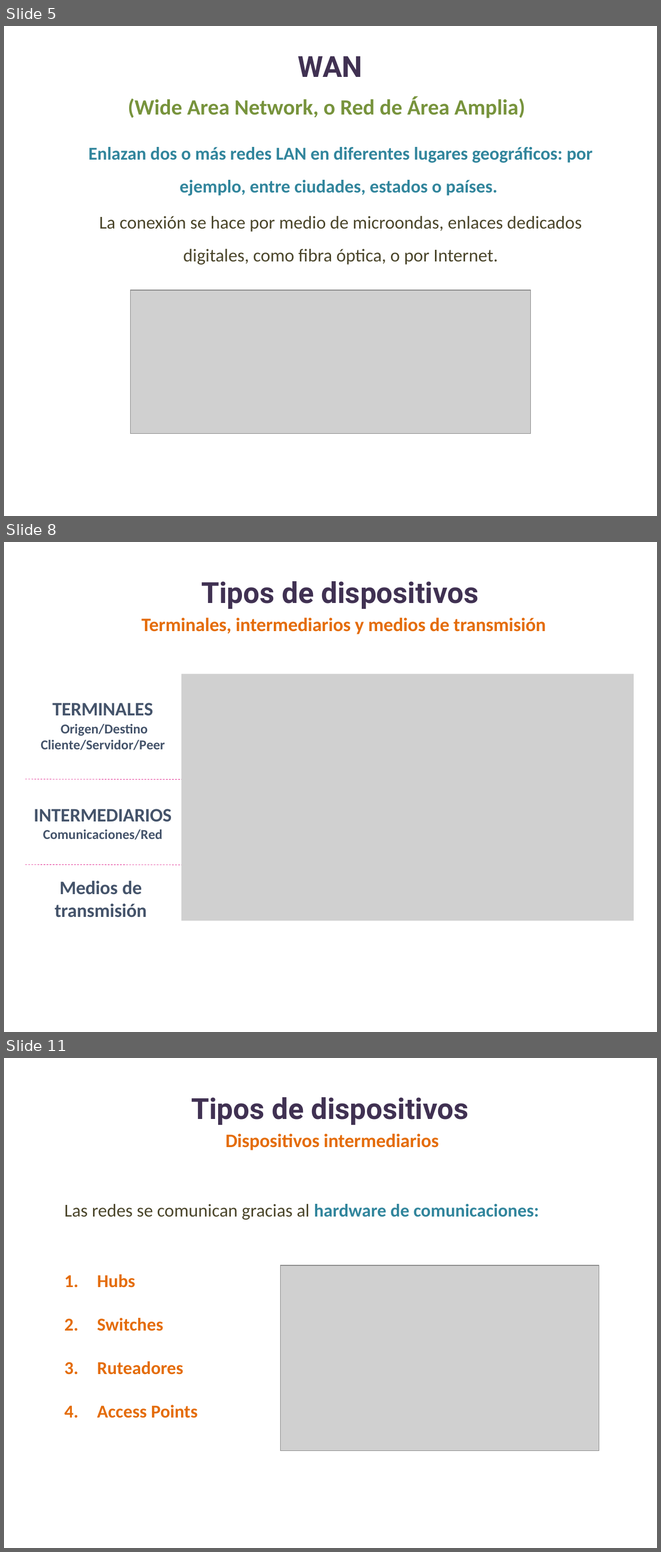
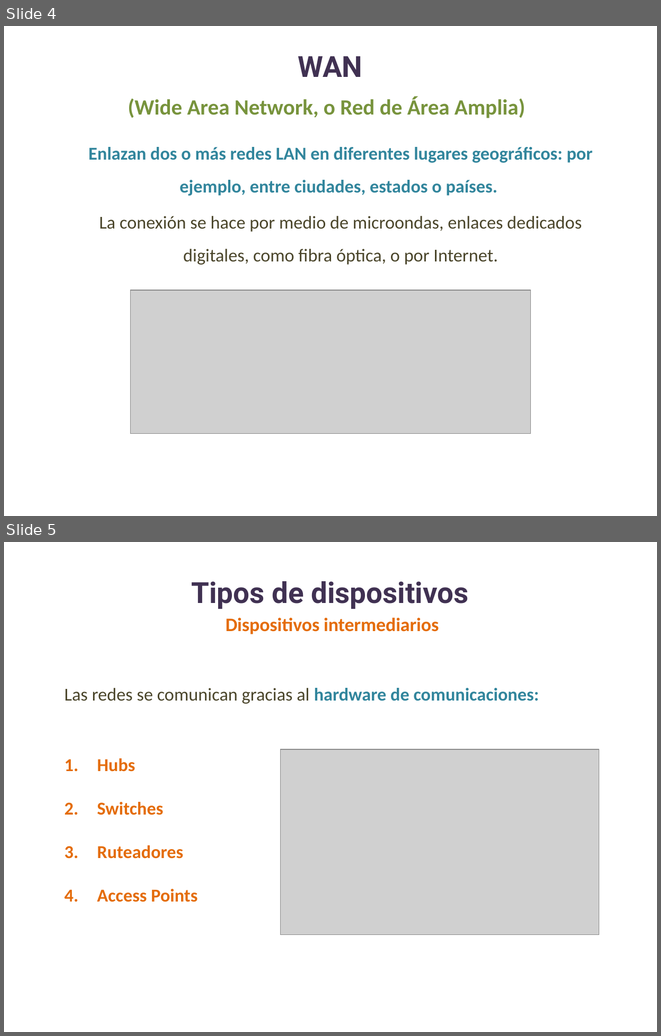
Before and after one commit to lizetheP/WAN, a slide deck: Calendario/Presentaciones/1_IntroduccionRedes.pptx. Shown one above the other, each under a label of ours: slides 5, 8 and 11 before the commit, slides 4 and 5 after it; the slides between them are not shown. The pictures are 661x1552 and 661x1036 pixels, drawn with LibreOffice and Linux fonts; fonts in the diff are those of the drawing; grey boxes stand for pictures. Boxes give left, top, right and bottom in pixels: in the first picture for what was removed or moved away, otherwise in the second. Text is boxed around its words. In the diff, an @@ line names an element or a change of style, - is before the commit and + after.

```diff
--- a/Calendario/Presentaciones/1_IntroduccionRedes.pptx
+++ b/Calendario/Presentaciones/1_IntroduccionRedes.pptx
@@ slide 8 removed at [4,542,657,1032], background #FFFFFF @@
@@ text removed at [201,581,478,609] @@
-Tipos de dispositivos
@@ text removed at [141,617,546,634] @@
-Terminales, intermediarios y medios de transmisión
@@ picture removed at [182,674,634,921] @@
@@ text removed at [41,703,165,750] @@
-TERMINALES
-Origen/Destino
-Cliente/Servidor/Peer
@@ freeform shape removed at [26,779,634,780] @@
@@ text removed at [34,809,171,917] @@
-INTERMEDIARIOS
-Comunicaciones/Red
-Medios de transmisión
@@ freeform shape removed at [26,865,634,866] @@
@@ what was slide 5 is now slide 4 @@
@@ what was slide 11 is now slide 5 @@
```
Also in this commit, not shown: 6 other slides removed, 2 other files.
